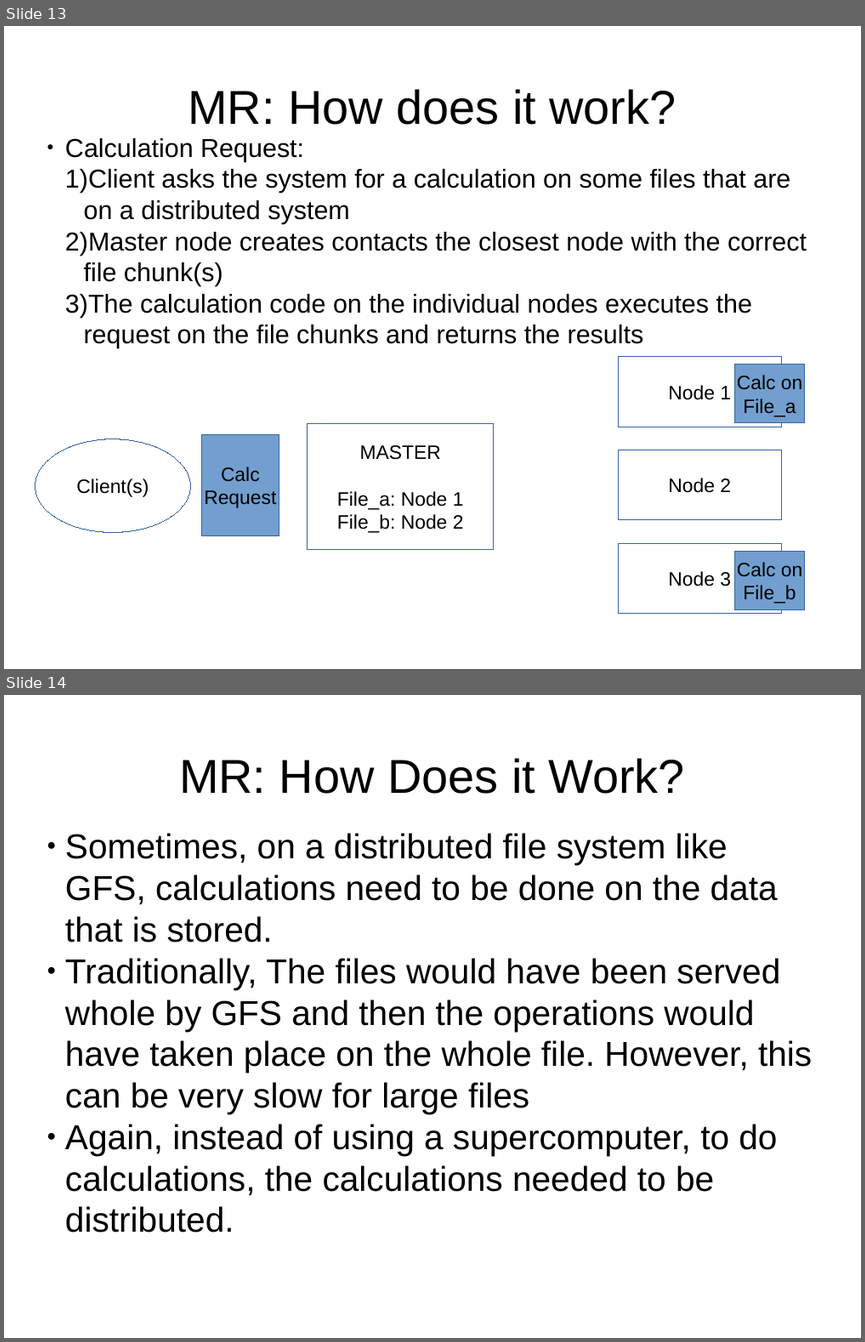
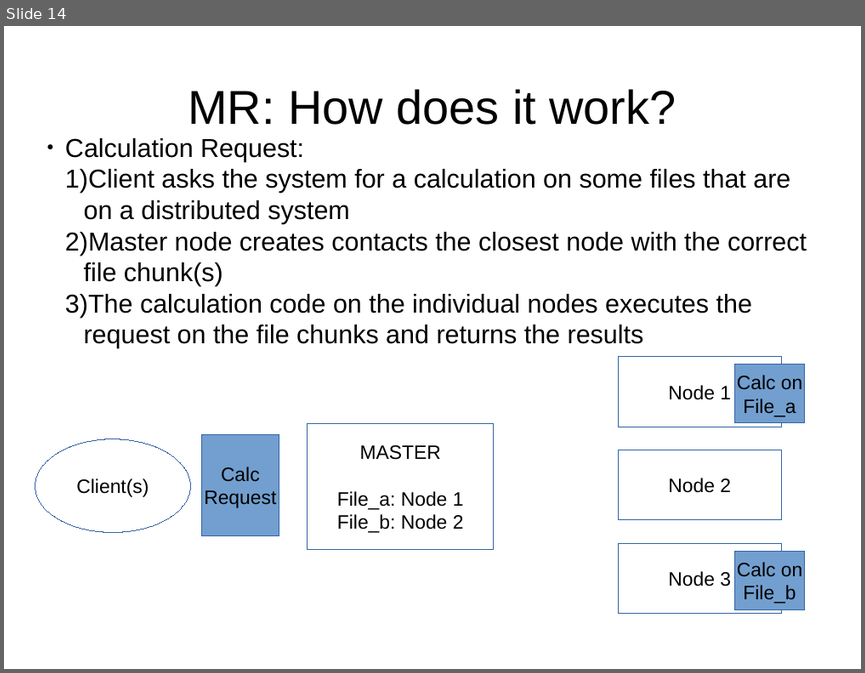
Before and after one commit to twcannon/MSDataSci, a slide deck: CSIS604/projects/assignment_4/assignment_4_ppt.pptx. Shown one above the other, each under a label of ours: slides 13 and 14 before the commit, slide 14 after it. The pictures are 865x1342 and 865x673 pixels, drawn with LibreOffice and Linux fonts; fonts in the diff are those of the drawing. Boxes give left, top, right and bottom in pixels: in the first picture for what was removed or moved away, otherwise in the second. Text is boxed around its words. In the diff, an @@ line names an element or a change of style, - is before the commit and + after.

```diff
--- a/CSIS604/projects/assignment_4/assignment_4_ppt.pptx
+++ b/CSIS604/projects/assignment_4/assignment_4_ppt.pptx
@@ slide 14 removed at [4,695,861,1338], background #FFFFFF @@
@@ text removed at [179,758,684,794] @@
-MR: How Does it Work?
@@ text removed at [65,833,812,1232] @@
-● Sometimes, on a distributed file system like GFS, calculations need to be done on the data that is stored.
-● Traditionally, The files would have been served whole by GFS and then the operations would have taken place on the whole file. However, this can be very slow for large files
-● Again, instead of using a supercomputer, to do calculations, the calculations needed to be distributed.
@@ what was slide 13 is now slide 14 @@
```
Also in this commit, not shown: 3 slides added.
